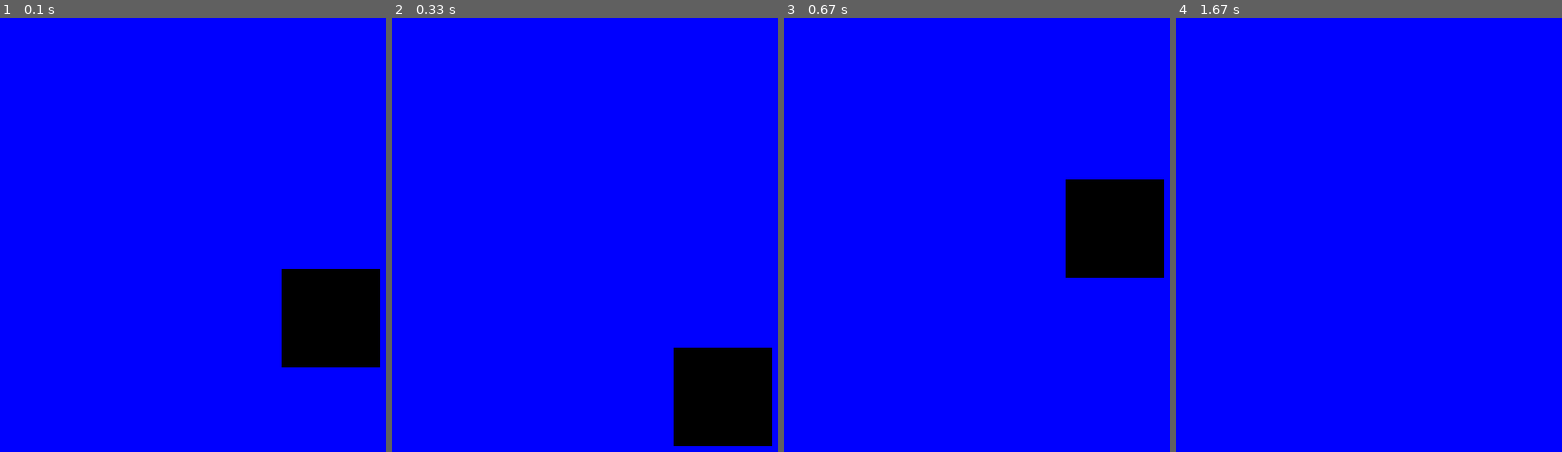
Above: before the commit, frames 1-4 (left to right).
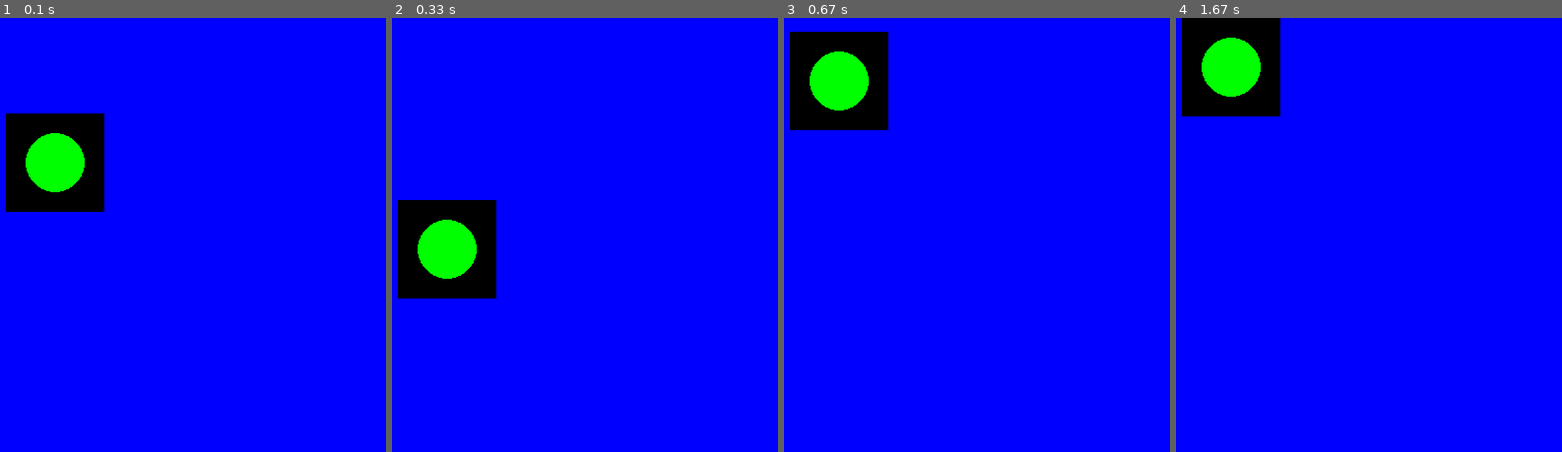
Above: after the commit, the same moments.

Repository: iamminhquan/flappy_bird_by_pygame
Game: pygame game, started from main.py
The game is run twice, just before and just after one commit, with the same random seed, the same clock (stepped at 60 frames per second) and the same inputs.
Inputs:
- Up to frame 1 (0.1 s): no input
- Up to frame 2 (0.33 s): no input
- Up to frame 3 (0.67 s): hold Space from 0.33 s (still down)
- Up to frame 4 (1.67 s): release Space at 0.8 s; tap Space at 0.83, 1.23, 1.53 s

The runs differ from the first frame. In frame 1, 12% of the frame differs, in the area x 1-99%, y 21-81%; in frame 2, 12%; in frame 3, 12%; in frame 4, 5.8%.

Commit message:
Create a Bird object and implement the logic

Diff:
--- a/main.py
+++ b/main.py
@@ -1,4 +1,7 @@
-import os
+from __future__ import annotations
+
+
+import sys
 import pygame
 
 
@@ -15,12 +18,47 @@
 WHITE: tuple[int] = (255, 255, 255)
 
 
-def draw_window(
-    screen: pygame.Surface,
-    circle_surface: pygame.Surface,
-    circle_x: float,
-    circle_y: float,
-) -> None:
+class Bird(object):
+    def __init__(self: Bird, x: int, y: int, surface: pygame.Surface) -> None:
+        self.__x = x
+        self.__y = y
+        self.__velocity = 0.0
+        self.__gravity = 0.5
+        self.__jump_force = -10.0
+        self.__surface = surface
+
+    def movement(self: Bird) -> None:
+        self.__velocity += self.__gravity
+        self.__y += self.__velocity
+
+        # Clamp: Prevent bird from falling below the screen
+        if self.__y + self.__surface.get_height() >= SCREEN_HEIGHT:
+            self.__y = SCREEN_HEIGHT - self.__surface.get_height()
+            self.__velocity = 0.0
+
+        if self.__y <= 0:
+            self.__y = 0
+
+    def jump(self: Bird) -> None:
+        self.__velocity = self.__jump_force
+
+    def draw(self: Bird, screen: pygame.Surface) -> None:
+        screen.blit(self.__surface, [self.__x, self.__y])
+
+    @property
+    def x(self: Bird) -> float:
+        return self.__x
+
+    @property
+    def y(self: Bird) -> float:
+        return self.__y
+
+    @property
+    def velocity(self: Bird) -> float:
+        return self.__velocity
+
+
+def draw_window(screen: pygame.Surface) -> None:
     """
     Draws and updates the game window with the current frame content.
 
@@ -35,7 +73,8 @@
     # Fill the screen with blue
     screen.fill(BLUE)
 
-    screen.blit(circle_surface, (circle_x, circle_y))
+    # Draw bird to the screen
+    bird.draw(screen)
 
     # Update the screen
     pygame.display.flip()
@@ -72,11 +111,10 @@
         of all keyboard keys, where each key is either True (pressed) or False (not pressed).
     """
     if keys_pressed[pygame.K_ESCAPE]:
-        os._exit(1)
+        sys.exit(1)
 
-    global circle_velocity
     if keys_pressed[pygame.K_SPACE]:
-        circle_velocity = jump_force
+        bird.jump()
 
 
 def main() -> None:
@@ -102,30 +140,15 @@
 
     clock: pygame.time.Clock = pygame.time.Clock()
 
-    # Circle surface
-    circle_surface: pygame.Surface = pygame.Surface([100, 100])
-    circle_surface.fill(BLACK)
+    SIZE: int = 100
 
-    # Rectangle surface
-    rectangle_surface: pygame.Surface = pygame.Surface([100, 100])
-    rectangle_surface.fill(BLACK)
+    bird_surface: pygame.Surface = pygame.Surface([SIZE, SIZE])
+    bird_surface.fill(BLACK)
+    pygame.draw.circle(bird_surface, GREEN, [SIZE // 2, SIZE // 2], 30)
 
-    # Initial position of the circle (bird)
-    circle_y: int = 250
-
-    # X position stays constant (like Flappy Bird)
-    circle_x: int = SCREEN_WIDTH // 2 - 50
-
-    # Falling speed (velocity)
-    global circle_velocity
-    circle_velocity = 0.0
-
-    # Gravity that pulls the circle down
-    gravity: float = 0.5
-
-    # Force applied when jumping
-    global jump_force
-    jump_force = -10.0
+    # Initialize Bird object
+    global bird
+    bird = Bird(70, 90, bird_surface)
 
     # Game loop
     while running:
@@ -141,17 +164,14 @@
         # Get keys pressed
         keys_pressed: pygame.key.ScancodeWrapper = pygame.key.get_pressed()
 
+        # Movement
+        bird.movement()
+
         # Handle keys pressed
         handle_keys_pressed_event(keys_pressed)
 
         # Draw window
-        draw_window(screen, circle_surface, circle_x, circle_y)
-
-        # Apply gravity to velocity
-        circle_velocity += gravity
-
-        # Update circle's Y position based on velocity
-        circle_y += circle_velocity
+        draw_window(screen)
 
     # Look at the name
     pygame.display.quit()
